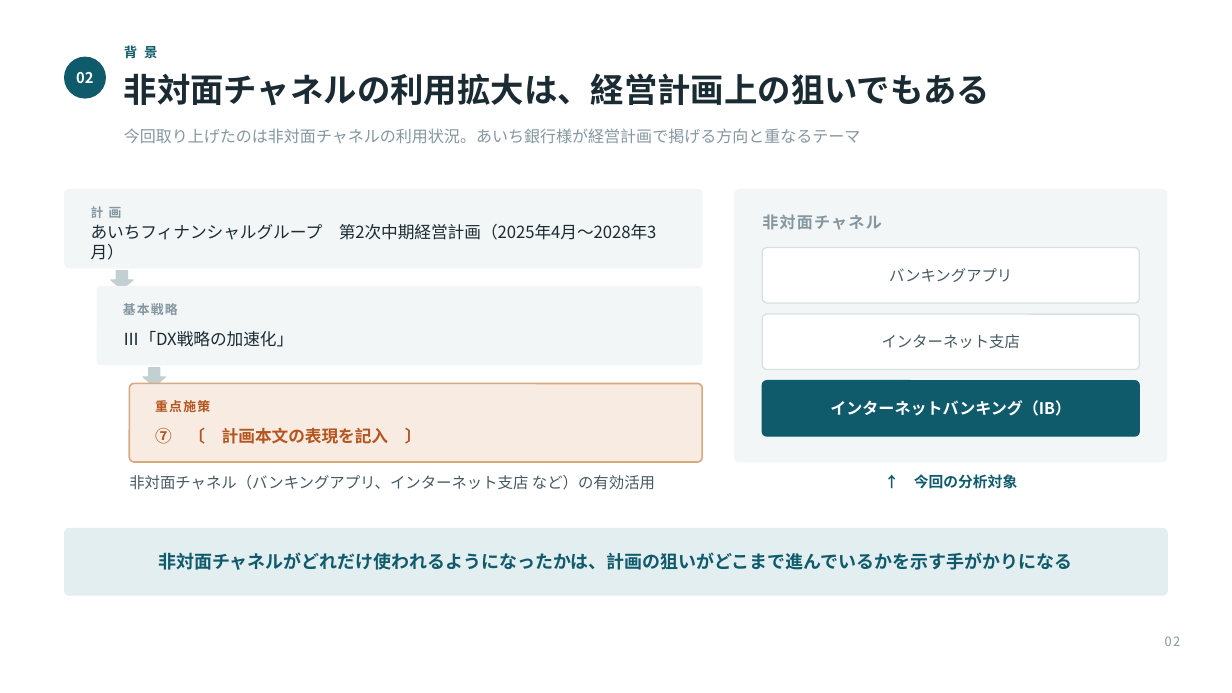
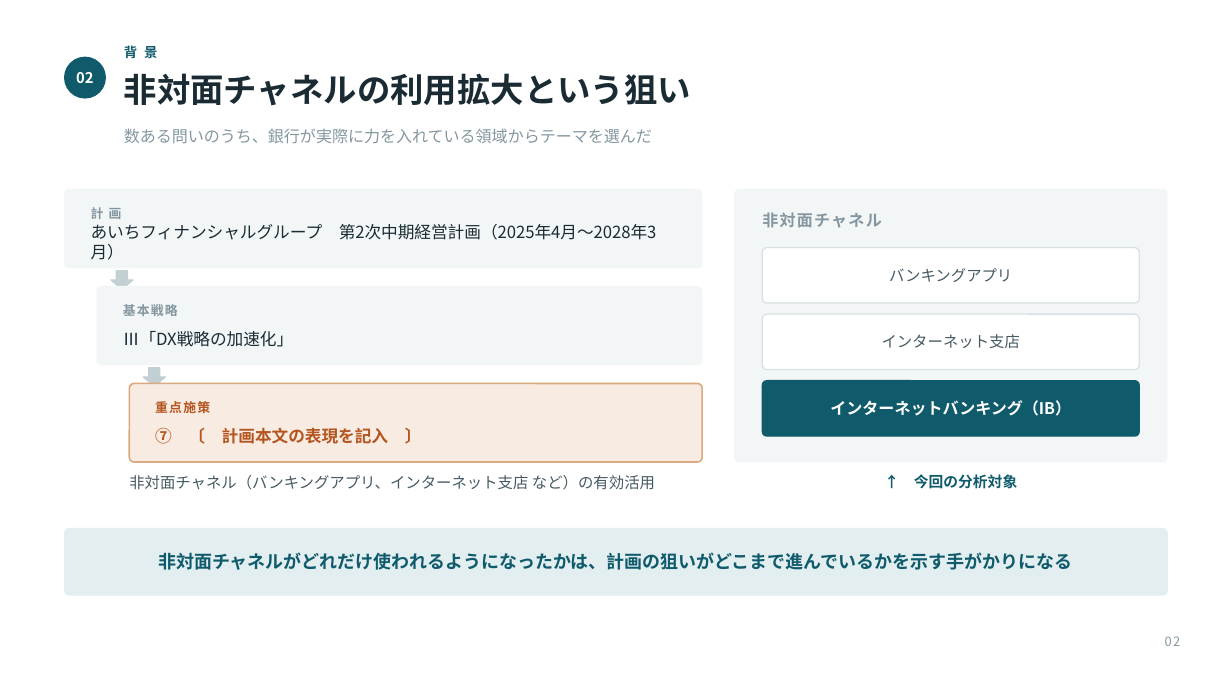
Before and after one commit to takumi66666/my-website, a slide deck: slide 2 of presentation/DYNATREK_成果発表.pptx. Drawn at 1232x693 pixels with LibreOffice and Linux fonts; fonts in the diff are those of the drawing. Boxes give left, top, right and bottom in pixels: in the first picture for what was removed or moved away, otherwise in the second. Text is boxed around its words. In the diff, an @@ line names an element or a change of style, - is before the commit and + after.

```diff
--- a/presentation/DYNATREK_成果発表.pptx
+++ b/presentation/DYNATREK_成果発表.pptx
@@ text at (124,73,691,106): text changed @@
-非対面チャネルの利用拡大は、経営計画上の狙いでもある
+非対面チャネルの利用拡大という狙い
@@ text at (124,128,652,144): text changed @@
-今回取り上げたのは非対面チャネルの利用状況。あいち銀行様が経営計画で掲げる方向と重なるテーマ
+数ある問いのうち、銀行が実際に力を入れている領域からテーマを選んだ
```
Also in this commit, not shown: 7 other slides changed, 1 other file.
